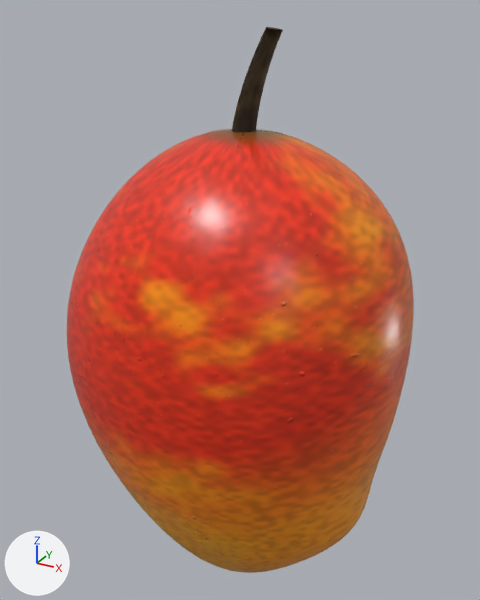
One commit to the glTF model public/jeux-3d/koup-koup/models/mangue-auguste.glb: the scene before it, then after it.
Camera for both pictures: a camera (50 mm lens) standing at (0.0776, -0.1354, 0.0883) and looking at (0.0011, 0.0039, 0.0187). Lighting does not change. The marker at lower left points along +X, +Y and +Z. The first picture is the older version. Where no turn or scale is listed for an object, it has been applied to the vertices.

Objects in the first picture: 'entier_peau', 'moitie_A_extra0', 'moitie_A_peau', 'moitie_B_peau'.
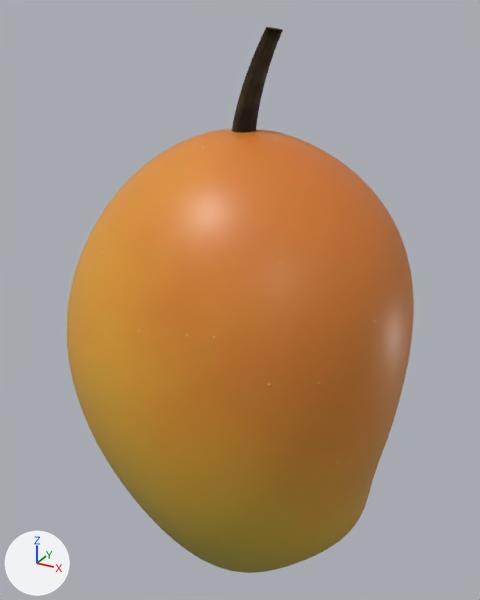
Boxes [x1, y1, x2, y2] around the edits, measured in the pictures (480 x 600 px):
```json
{"object": "entier_peau", "change": "surface changed", "before": [67, 129, 413, 573], "after": [67, 129, 413, 573], "on screen": "red to orange"}
{"object": "moitie_A_peau", "change": "surface changed", "before": [67, 131, 407, 573], "after": [67, 131, 407, 573], "on screen": "red to orange"}
{"object": "moitie_B_peau", "change": "surface changed", "before": [215, 129, 413, 508], "after": [215, 129, 413, 508]}
```

Scene script edits in JSON lines:
```json
{"op": "add", "block": "img_mangue_auguste_peau_mr", "code": ["img_mangue_auguste_peau_mr = load_image('mangue-auguste_peau_mr', '_unpacked/mangue-auguste_peau_mr', 1024, 1024, 'Non-Color')"]}
{"op": "add", "block": "img_mangue_auguste_peau_couleur", "code": ["img_mangue_auguste_peau_couleur = load_image('mangue-auguste_peau_couleur', '_unpacked/mangue-auguste_peau_couleur', 1024, 1024, 'sRGB')"]}
{"op": "add", "block": "img_mangue_auguste_peau_relief", "code": ["img_mangue_auguste_peau_relief = load_image('mangue-auguste_peau_relief', '_unpacked/mangue-auguste_peau_relief', 1024, 1024, 'Non-Color')"]}
{"block": "mat_mangue_auguste_peau", "where": "n2 = _N.new('ShaderNodeTexImage'); n2.name = 'Image Texture'"}
{"op": "set", "path": "n2.image", "old": "img_auguste_peau_jpg", "new": "img_mangue_auguste_peau_couleur"}
{"block": "mat_mangue_auguste_peau", "where": "n5 = _N.new('ShaderNodeTexImage'); n5.name = 'Image Texture.001'"}
{"op": "set", "path": "n5.image", "old": "img_image_1", "new": "img_mangue_auguste_peau_mr"}
{"block": "mat_mangue_auguste_peau", "where": "n7 = _N.new('ShaderNodeTexImage'); n7.name = 'Image Texture.002'"}
{"op": "set", "path": "n7.image", "old": "img_image_0", "new": "img_mangue_auguste_peau_relief"}
```
